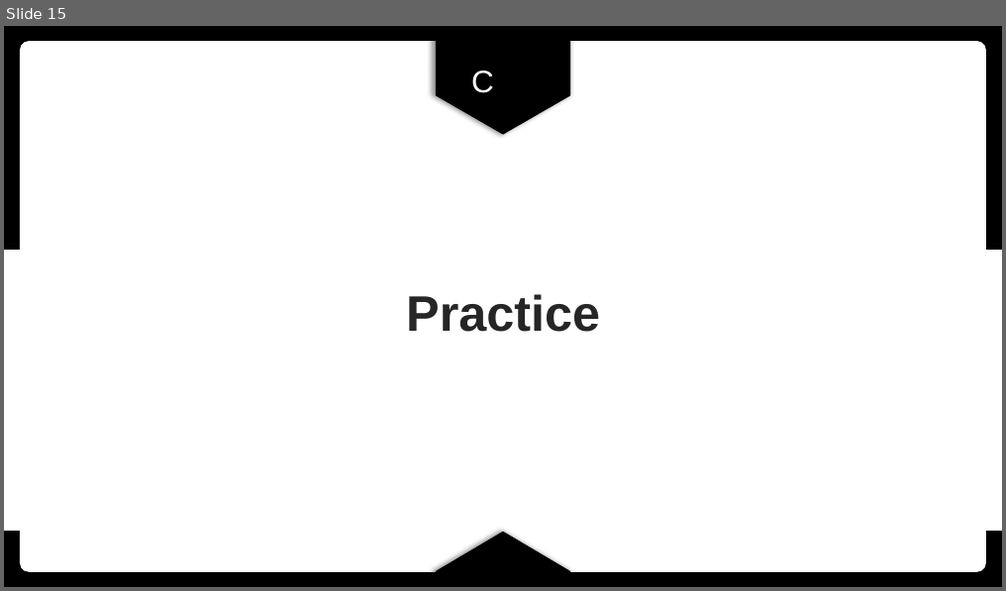
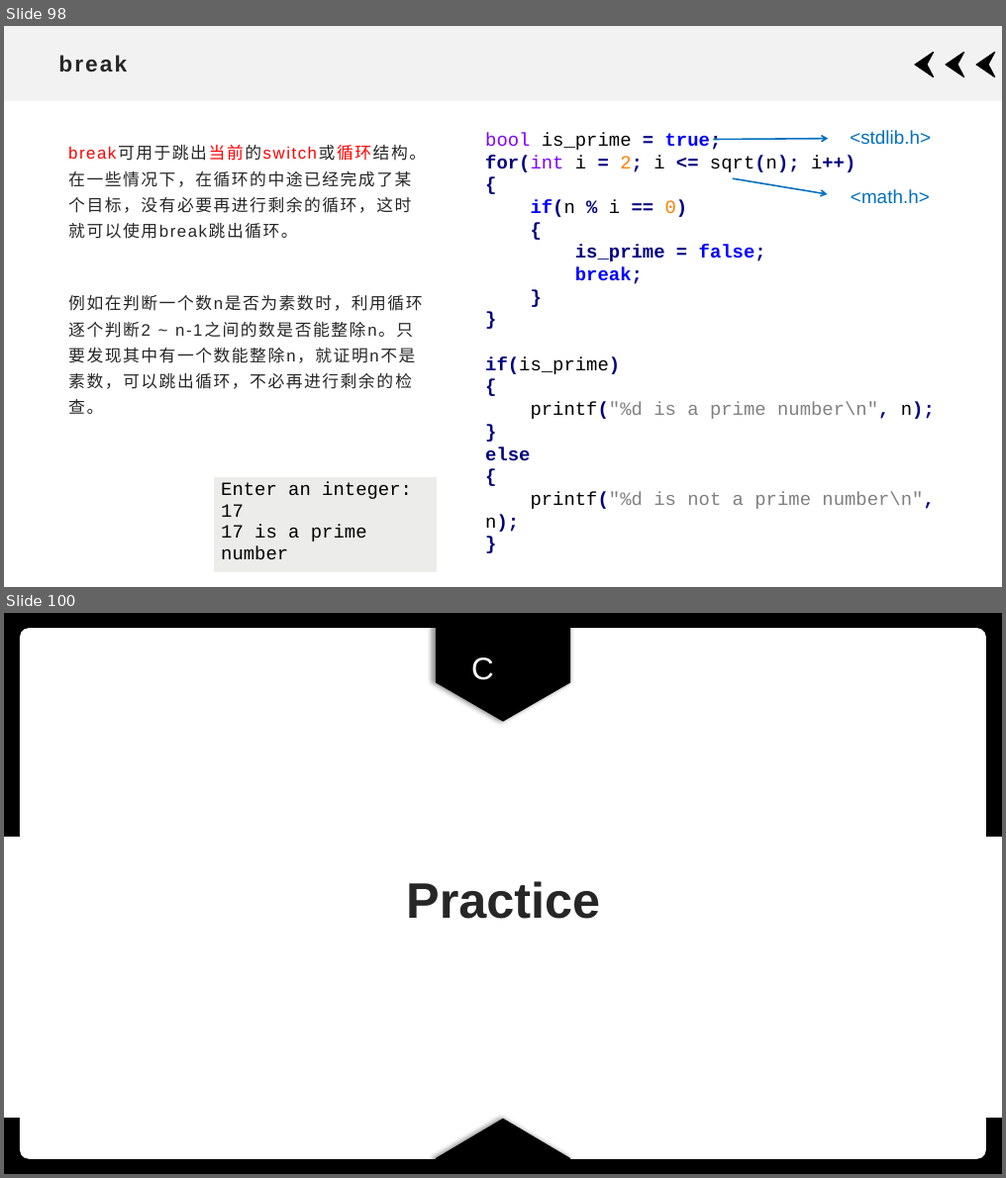
Before and after one commit to xdai02/C, a slide deck: slides/Chapter3.pptx. Shown one above the other, each under a label of ours: slide 15 before the commit, slides 98 and 100 after it; the slides between them are not shown. The pictures are 1006x591 and 1006x1178 pixels, drawn with LibreOffice and Linux fonts; fonts in the diff are those of the drawing. Boxes give left, top, right and bottom in pixels: in the first picture for what was removed or moved away, otherwise in the second. Text is boxed around its words. In the diff, an @@ line names an element or a change of style, - is before the commit and + after.

```diff
--- a/slides/Chapter3.pptx
+++ b/slides/Chapter3.pptx
@@ slide 98 added at [4,26,1002,587], background #FFFFFF @@
@@ rectangle added at [4,26,1002,101], fill #F2F2F2 @@
@@ title added at [58,55,127,72], 21.6 pt, text #262626, bold @@
+break
@@ freeform shape added at [916,52,935,77], fill #000000, outline #000000 1 pt @@
@@ freeform shape added at [946,52,965,77], fill #000000, outline #000000 1 pt @@
@@ freeform shape added at [977,52,996,77], fill #000000, outline #000000 1 pt @@
@@ text added at [485,133,935,532], 18 pt, text #000000 @@
+bool is_prime = true; for(int i = 2; i <= sqrt(n); i++) { if(n % i == 0) { is_prime = false; break;
+} } if(is_prime) {
+printf("%d is a prime number\n", n); } else {
+printf("%d is not a prime number\n", n); }
@@ arrow added from (714, 139) to (829, 138), #0070C0 1.5 pt @@
@@ text added at [849,130,931,144], 18 pt, text #0070C0 @@
+<stdlib.h>
@@ text added at [68,145,426,414], 16 pt, text #262626 @@
+break可用于跳出当前的switch或循环结构。在一些情况下，在循环的中途已经完成了某个目标，没有必要再进行剩余的循环，这时就可以使用break跳出循环。
+例如在判断一个数n是否为素数时，利用循环逐个判断2 ~ n-1之间的数是否能整除n。只要发现其中有一个数能整除n，就证明n不是素数，可以跳出循环，不必再进行剩余的检查。
@@ arrow added from (733, 178) to (828, 194), #0070C0 1.5 pt @@
@@ text added at [850,189,930,203], 18 pt, text #0070C0 @@
+<math.h>
@@ table added at [214,476,438,564], 1 rows, 1 columns @@
+Enter an integer: 17 / 17 is a prime number
@@ what was slide 15 is now slide 100 @@
```
Also in this commit, not shown: 2 slides changed, 92 other slides added, 2 slides removed, 10 other files.
